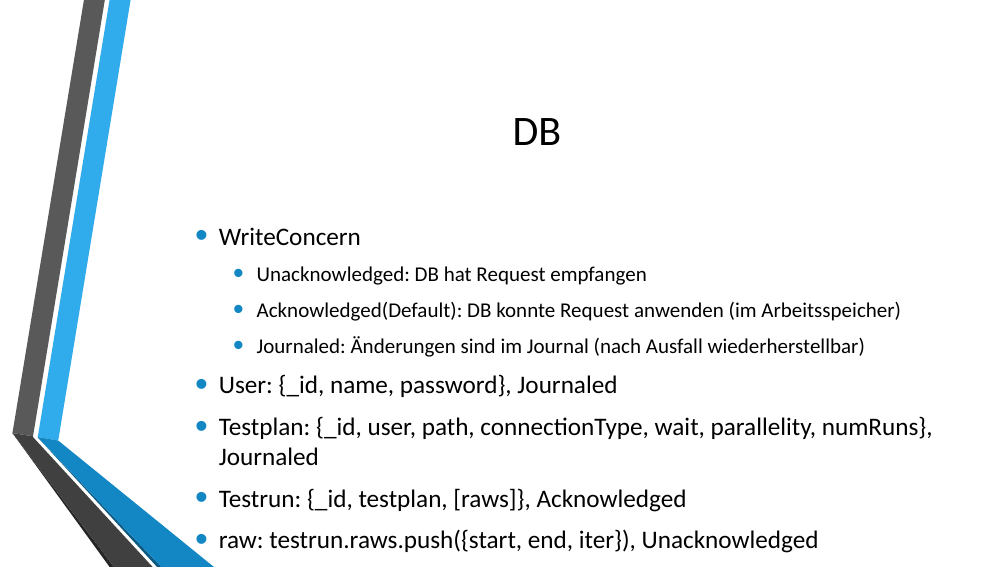
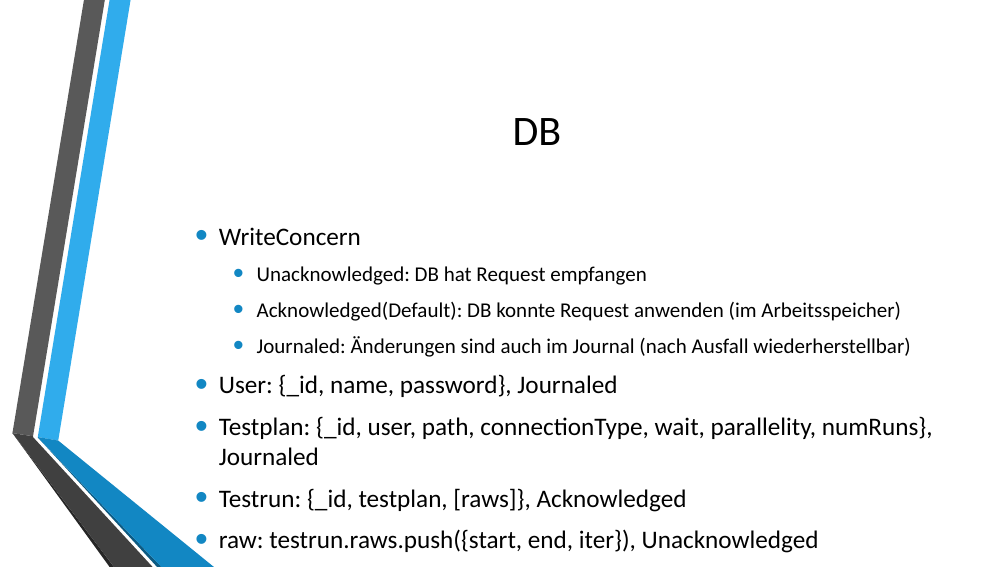
Before and after one commit to autarchprinceps/Reactive-Load-Generator, a slide deck: slide 6 of Dokumentation/Präsentation.pptx. Drawn at 1008x567 pixels with LibreOffice and Linux fonts; fonts in the diff are those of the drawing; background and template pictures are left out. Boxes give left, top, right and bottom in pixels: in the first picture for what was removed or moved away, otherwise in the second. Text is boxed around its words. In the diff, an @@ line names an element or a change of style, - is before the commit and + after.

```diff
--- a/Dokumentation/Präsentation.pptx
+++ b/Dokumentation/Präsentation.pptx
@@ text at [257,336,910,357]: text changed @@
-  • Journaled: Änderungen sind im Journal (nach Ausfall wiederherstellbar)
+  • Journaled: Änderungen sind auch im Journal (nach Ausfall wiederherstellbar)
```
Also in this commit, not shown: 4 other slides changed.
